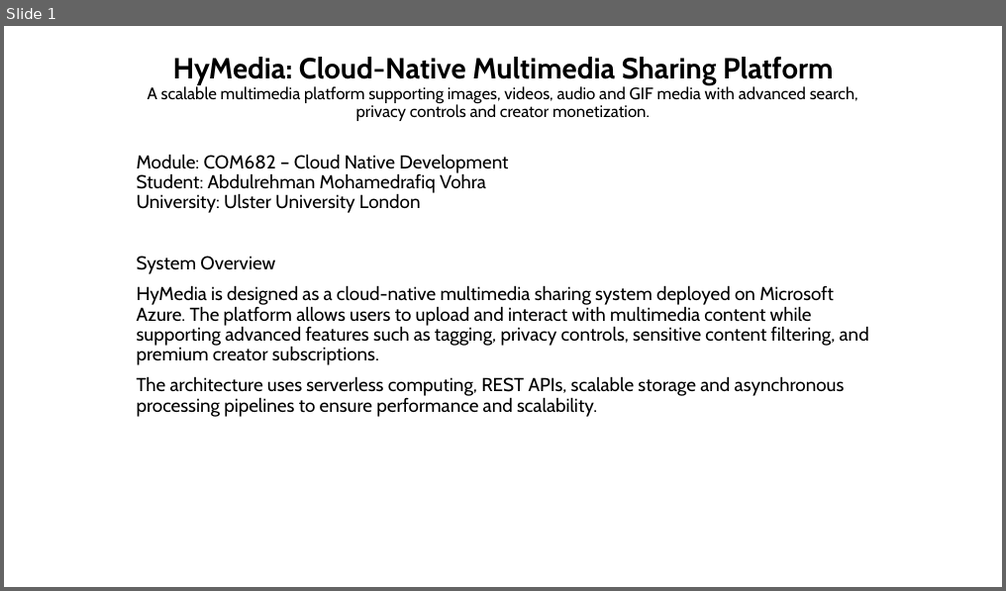
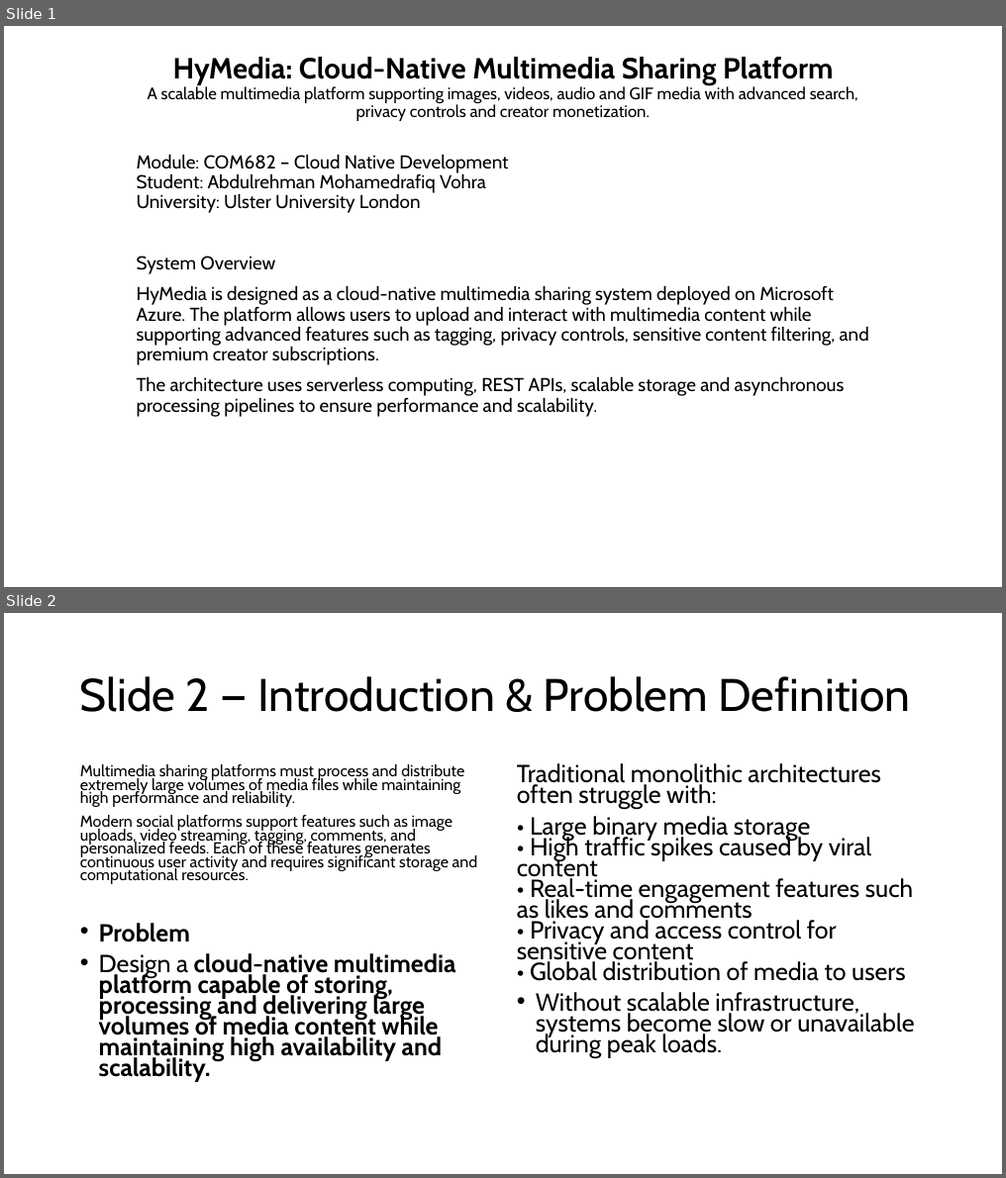
Before and after one commit to Abdulrehman-glitch/HyMedia, a slide deck: CW1_Submission.pptx. Shown one above the other, each under a label of ours: slide 1 before the commit, slides 1 and 2 after it. The pictures are 1006x591 and 1006x1178 pixels, drawn with LibreOffice and Linux fonts; fonts in the diff are those of the drawing. Boxes give left, top, right and bottom in pixels: in the first picture for what was removed or moved away, otherwise in the second. Text is boxed around its words. In the diff, an @@ line names an element or a change of style, - is before the commit and + after.

```diff
--- a/CW1_Submission.pptx
+++ b/CW1_Submission.pptx
@@ slide 2 added at (x1=4, y1=613, x2=1002, y2=1174), background #FFFFFF @@
@@ title added at (x1=80, y1=676, x2=910, y2=712), 44 pt, text #000000 @@
+Slide 2 — Introduction & Problem Definition
@@ text added at (x1=80, y1=764, x2=478, y2=1082), 15.3 pt, text #000000 @@
+Multimedia sharing platforms must process and distribute extremely large volumes of media files while maintaining high performance and reliability.
+Modern social platforms support features such as image uploads, video streaming, tagging, comments, and personalized feeds. Each of these features generates continuous user activity and requires significant storage and computational resources.
+• Problem
+• Design a cloud-native multimedia platform capable of storing, processing and delivering large volumes of media content while maintaining high availability and scalability.
@@ text added at (x1=517, y1=763, x2=914, y2=1059), 23.8 pt, text #000000 @@
+Traditional monolithic architectures often struggle with:
+• Large binary media storage
+• High traffic spikes caused by viral content
+• Real-time engagement features such as likes and comments
+• Privacy and access control for sensitive content
+• Global distribution of media to users
+• Without scalable infrastructure, systems become slow or unavailable during peak loads.
```
Also in this commit, not shown: 13 other slides added.
